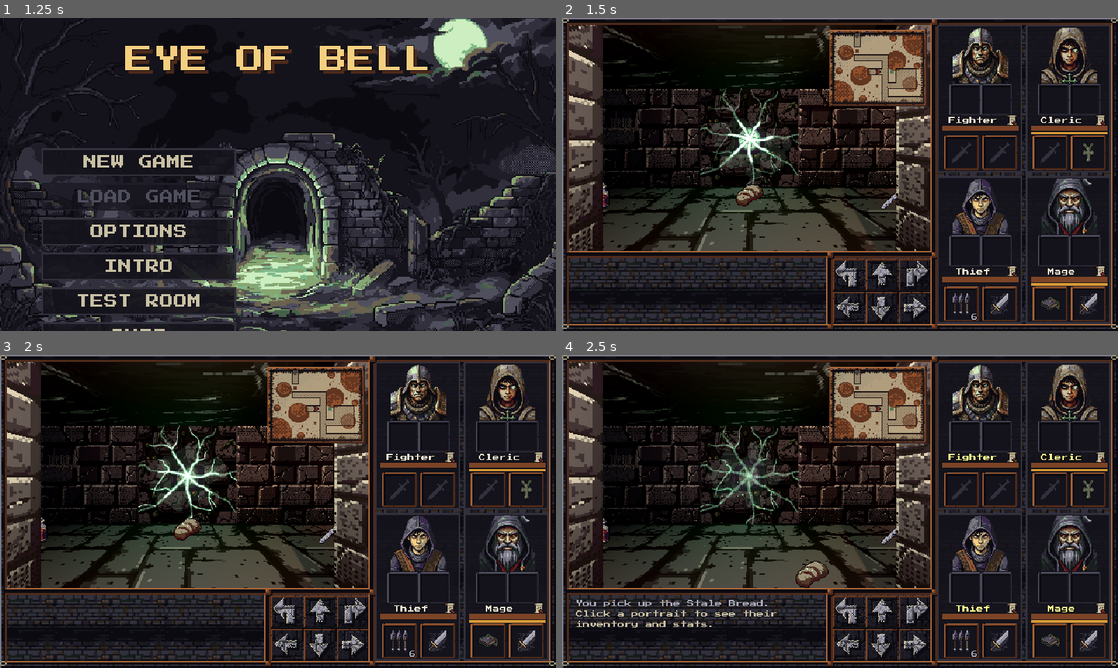
Above: before the commit, frames 1-4 (two rows, left to right).
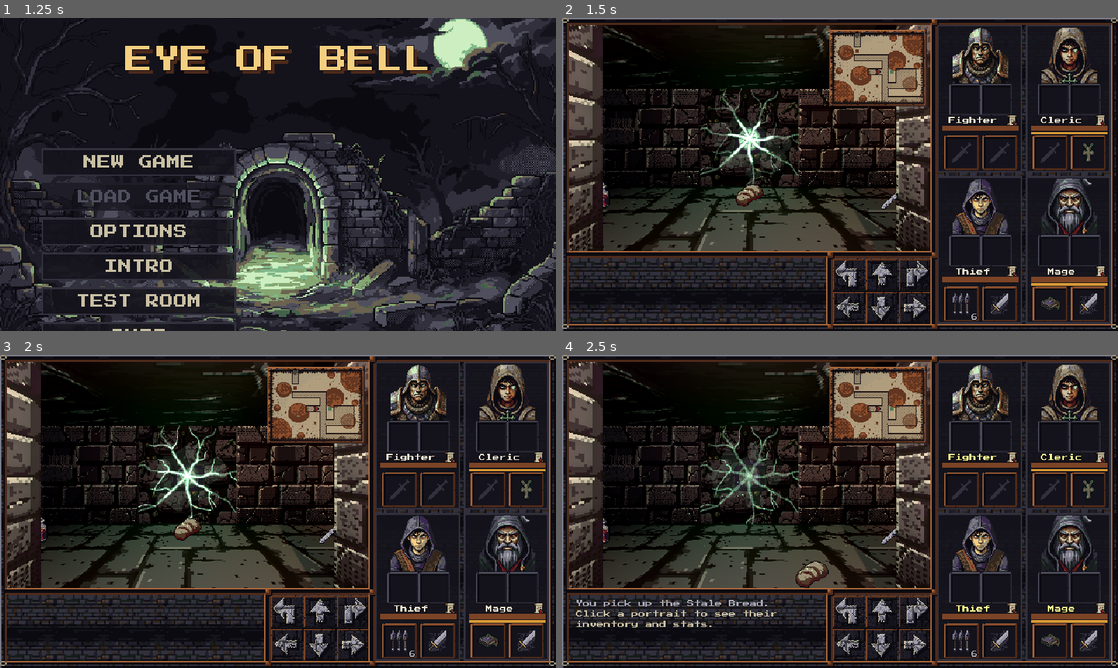
Above: after the commit, the same moments.

Repository: XrNrX/eye-of-bell
Game: Godot game, scene res://scenes/main_menu.tscn
Two runs of this game, one before a commit and one after it. Both use one fixed random seed, a clock stepped at 60 frames per second and the inputs below. Sound files missing from this copy of the repository are replaced by a short silence.
Inputs (mouse positions are in pixels of both pictures, inside the frame that each line leads up to):
- Up to frame 1 (1.25 s): tap Enter at 0.5 s; move the mouse to (400, 158) at 0.52 s; hold Right (ui_right) from 0.53 s (still down); tap M at 0.6 s; click (400, 158) at 0.67 s
- Up to frame 2 (1.5 s): release Right (ui_right) at 1.25 s; click "NEW GAME" at 1.25 s
- Up to frame 3 (2 s): no input
- Up to frame 4 (2.5 s): drag from (751, 473) to (812, 574) at 2.02 s

Frame 1 is identical in both runs. In frame 2, 0.2% of the frame differs, in the area x 7-65%, y 3-62%; in frame 3, 0.2%; in frame 4, 0.2%.

Commit message:
Normal maps for walls, floor, ceiling, doors and decals: derived from brightness with a Gaussian blur, strength in data/wall_decor.tres, tangents on the hand-built wall block
Co-Authored-By: Claude Sonnet 5.5 <noreply@anthropic.com>

Diff:
--- a/scripts/dungeon_builder.gd
+++ b/scripts/dungeon_builder.gd
@@ -6,6 +6,7 @@
 const WallSigns := preload("res://scripts/wall_signs.gd")
 const DungeonMap := preload("res://scripts/dungeon_map.gd")
 const TorchLight := preload("res://scripts/torch.gd")
+const NormalMaps := preload("res://scripts/normal_maps.gd")
 const SpellEffectsConfigScript := preload("res://scripts/spell_effects_config.gd")
 const MonsterScript := preload("res://scripts/monster.gd")
 const WallDebris := preload("res://scripts/wall_debris.gd")
@@ -698,14 +699,16 @@
 	var hy := size.y / 2.0
 	var hz := size.z / 2.0
 	# Each face: four corners (bottom-left, bottom-right, top-right, top-left seen from outside) and its normal.
+	# The last two entries: the face's normal and its tangent (the way U runs along it), for normal maps.
 	var faces := [
-		[Vector3(-hx, -hy, hz), Vector3(hx, -hy, hz), Vector3(hx, hy, hz), Vector3(-hx, hy, hz), Vector3(0, 0, 1)],
-		[Vector3(hx, -hy, hz), Vector3(hx, -hy, -hz), Vector3(hx, hy, -hz), Vector3(hx, hy, hz), Vector3(1, 0, 0)],
-		[Vector3(hx, -hy, -hz), Vector3(-hx, -hy, -hz), Vector3(-hx, hy, -hz), Vector3(hx, hy, -hz), Vector3(0, 0, -1)],
-		[Vector3(-hx, -hy, -hz), Vector3(-hx, -hy, hz), Vector3(-hx, hy, hz), Vector3(-hx, hy, -hz), Vector3(-1, 0, 0)],
+		[Vector3(-hx, -hy, hz), Vector3(hx, -hy, hz), Vector3(hx, hy, hz), Vector3(-hx, hy, hz), Vector3(0, 0, 1), Vector3(1, 0, 0)],
+		[Vector3(hx, -hy, hz), Vector3(hx, -hy, -hz), Vector3(hx, hy, -hz), Vector3(hx, hy, hz), Vector3(1, 0, 0), Vector3(0, 0, -1)],
+		[Vector3(hx, -hy, -hz), Vector3(-hx, -hy, -hz), Vector3(-hx, hy, -hz), Vector3(hx, hy, -hz), Vector3(0, 0, -1), Vector3(-1, 0, 0)],
+		[Vector3(-hx, -hy, -hz), Vector3(-hx, -hy, hz), Vector3(-hx, hy, hz), Vector3(-hx, hy, -hz), Vector3(-1, 0, 0), Vector3(0, 0, 1)],
 	]
 	var verts := PackedVector3Array()
 	var norms := PackedVector3Array()
+	var tangents := PackedFloat32Array()
 	var uvs := PackedVector2Array()
 	var idx := PackedInt32Array()
 	for f in faces:
@@ -713,12 +716,14 @@
 		for k in 4:
 			verts.append(f[k])
 			norms.append(f[4])
+			tangents.append_array([f[5].x, f[5].y, f[5].z, 1.0])
 		uvs.append_array([Vector2(0, 1), Vector2(1, 1), Vector2(1, 0), Vector2(0, 0)])
 		idx.append_array([base, base + 2, base + 1, base, base + 3, base + 2])
 	var arrays := []
 	arrays.resize(Mesh.ARRAY_MAX)
 	arrays[Mesh.ARRAY_VERTEX] = verts
 	arrays[Mesh.ARRAY_NORMAL] = norms
+	arrays[Mesh.ARRAY_TANGENT] = tangents
 	arrays[Mesh.ARRAY_TEX_UV] = uvs
 	arrays[Mesh.ARRAY_INDEX] = idx
 	var mesh := ArrayMesh.new()
@@ -734,4 +739,5 @@
 	else:
 		mat.albedo_color = color
 	mat.texture_filter = BaseMaterial3D.TEXTURE_FILTER_NEAREST
+	NormalMaps.apply(mat, texture_path)
 	return mat
--- /dev/null
+++ b/scripts/normal_maps.gd
@@ -0,0 +1,23 @@
+extends RefCounted
+## Normal maps for the 3D surfaces (walls, floor, ceiling, doors, decals): art/normals/<folder>/<name>_n.png, made from each
+## texture's brightness by tools/art/gen_normal_maps.py. `apply(material, albedo_path)` hangs the matching one on a material when
+## it exists, so torch and spell light rake across the stone instead of only tinting it. The strengths are in
+## data/wall_decor.tres, group "Normal maps" (normal_enabled, normal_strength, normal_decal_strength): change them and re-run.
+##
+## Surfaces made from a hand-built mesh need tangents (dungeon_builder._wall_box writes them); QuadMesh, PlaneMesh and BoxMesh have
+## their own.
+
+const WallDecorConfig := preload("res://scripts/wall_decor_config.gd")
+
+
+## Add the normal map for `albedo_path` to `mat` if there is one. `decal` uses the gentler decal strength.
+static func apply(mat: BaseMaterial3D, albedo_path: String, decal := false) -> void:
+	var cfg: Resource = WallDecorConfig.get_config()
+	if cfg == null or not cfg.normal_enabled:
+		return
+	var path := "res://art/normals/%s/%s_n.png" % [albedo_path.get_base_dir().get_file(), albedo_path.get_file().get_basename()]
+	if not ResourceLoader.exists(path):
+		return
+	mat.normal_enabled = true
+	mat.normal_texture = load(path)
+	mat.normal_scale = cfg.normal_decal_strength if decal else cfg.normal_strength
--- a/scripts/wall_decor.gd
+++ b/scripts/wall_decor.gd
@@ -13,6 +13,7 @@
 const DungeonMap := preload("res://scripts/dungeon_map.gd")
 const Config := preload("res://scripts/wall_decor_config.gd")
 const TorchLight := preload("res://scripts/torch.gd")
+const NormalMaps := preload("res://scripts/normal_maps.gd")
 
 const PIXEL := 2.0 / 128.0  # World units per wall-texture pixel (a 128 px face is one tile, 2 units, wide).
 const PLACEMENT := {"roots": "top", "stain": "top", "blood": "low", "tally": "mid", "web_l": "corner_l", "web_r": "corner_r"}
@@ -262,6 +263,7 @@
 		var m := StandardMaterial3D.new()
 		m.albedo_texture = load(texture)
 		m.texture_filter = BaseMaterial3D.TEXTURE_FILTER_NEAREST
+		NormalMaps.apply(m, texture, cutout)  # (A cut-out is a decal; a stone face is not.)
 		if cutout:  # Hard pixel edges, no sorting trouble.
 			m.transparency = BaseMaterial3D.TRANSPARENCY_ALPHA_SCISSOR
 			m.alpha_scissor_threshold = 0.5
--- a/scripts/wall_decor_config.gd
+++ b/scripts/wall_decor_config.gd
@@ -11,6 +11,13 @@
 static func get_config() -> Resource:
 	return load(PATH)
 
+
+@export_group("Normal maps")
+## art/normals/ (tools/art/gen_normal_maps.py) makes light rake across the stone. normal_scale multiplies the slopes baked into the
+## pictures: 0 flat, 1 as made, above 1 craggier. Re-run the generator (--blur, --strength) to change how they are derived.
+@export var normal_enabled := true
+@export var normal_strength := 1.5          # Walls, floor, ceiling, doors.
+@export var normal_decal_strength := 0.9    # Cracks, stains, blood, roots and the rest laid on the walls.
 
 @export_group("Wall stone")
 @export var enabled := true
Binary file added: art/normals/decals/blood_n.png
Not shown, added: art/normals/decals/blood_n.png.import
Binary file added: art/normals/decals/crack_n.png
Not shown, added: art/normals/decals/crack_n.png.import
Binary file added: art/normals/decals/hidden_button_n.png
Not shown, added: art/normals/decals/hidden_button_n.png.import
Binary file added: art/normals/decals/niche_n.png
Not shown, added: art/normals/decals/niche_n.png.import
Binary file added: art/normals/decals/roots_n.png
Not shown, added: art/normals/decals/roots_n.png.import
Binary file added: art/normals/decals/rune_panel_n.png
Not shown, added: art/normals/decals/rune_panel_n.png.import
(and 41 more such lines)
